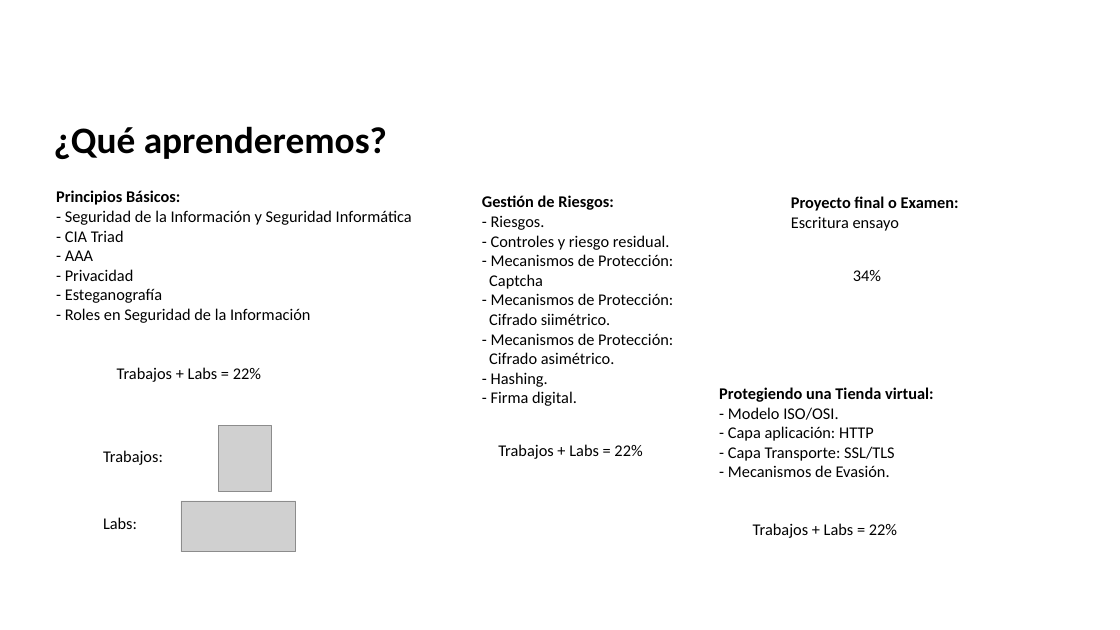
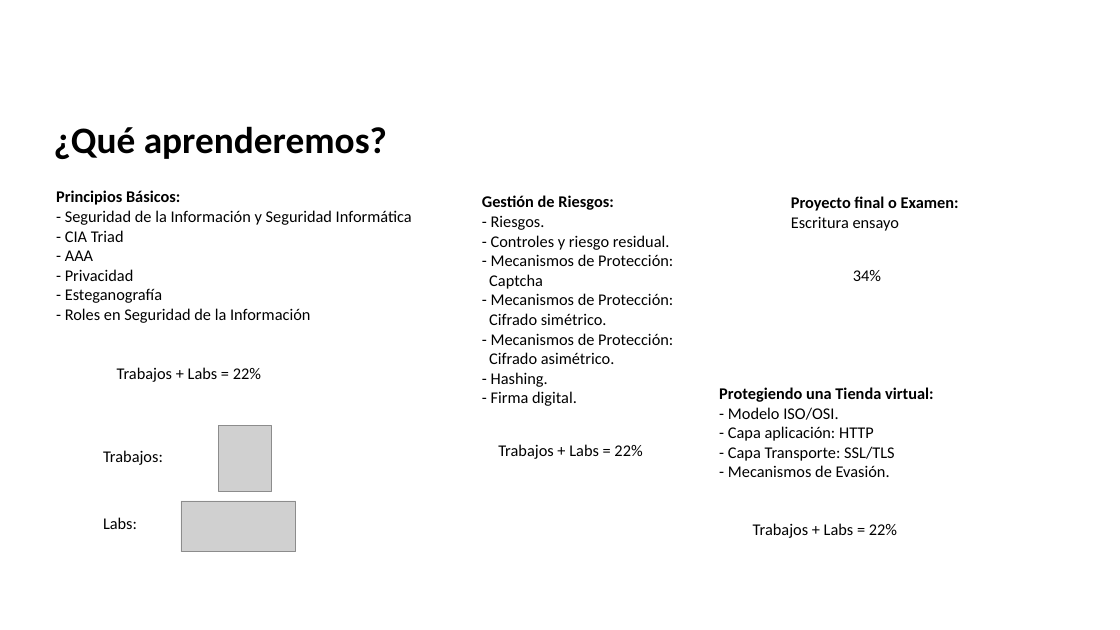
Before and after one commit to dcevallossalas/ITQ, a slide deck: slide 4 of Clases/Presentación.pptx. Drawn at 1120x630 pixels with LibreOffice and Linux fonts; fonts in the diff are those of the drawing; grey boxes stand for pictures; background and template pictures are left out. Boxes give left, top, right and bottom in pixels: in the first picture for what was removed or moved away, otherwise in the second. Text is boxed around its words. In the diff, an @@ line names an element or a change of style, - is before the commit and + after.

```diff
--- a/Clases/Presentación.pptx
+++ b/Clases/Presentación.pptx
@@ text at box(489, 313, 607, 325): text changed @@
-Cifrado siimétrico.
+Cifrado simétrico.
```
Also in this commit, not shown: 5 other files.
